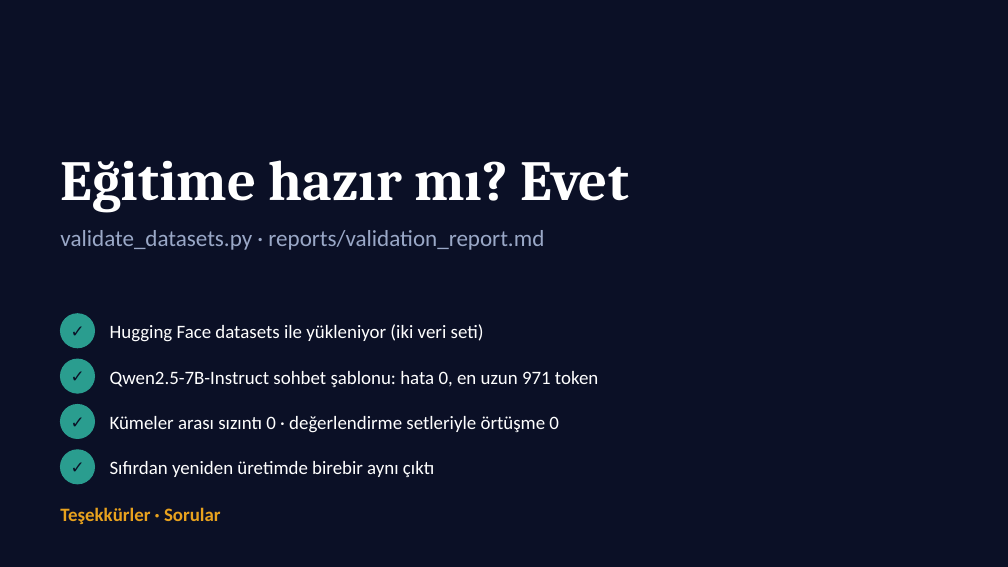
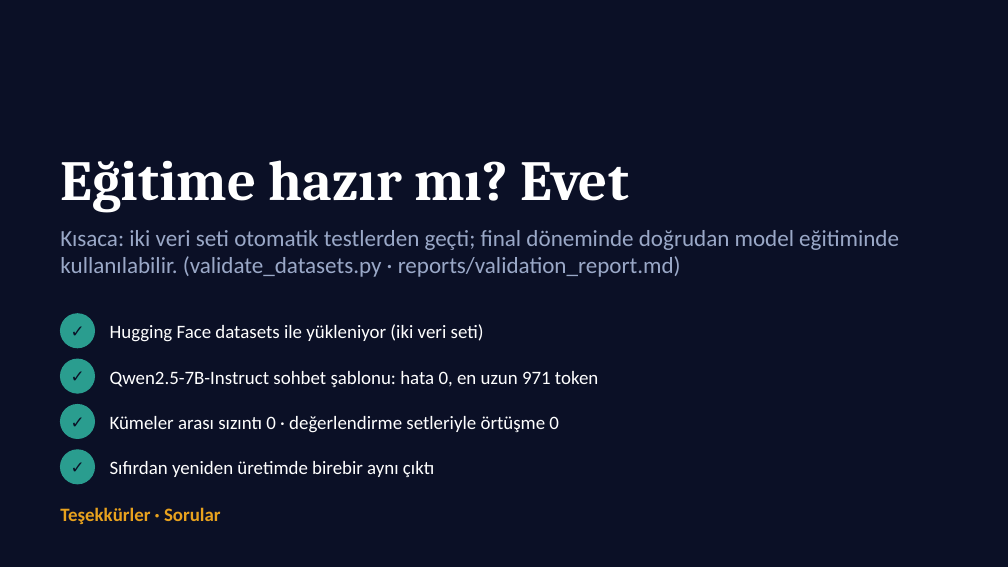
Before and after one commit to gedag/AstroTutor-AI, a slide deck: slide 17 of reports/AstroTutor_AI_Vize_Sunumu.pptx (slide 16 before the commit). Drawn at 1008x567 pixels with LibreOffice and Linux fonts; fonts in the diff are those of the drawing. Boxes give left, top, right and bottom in pixels: in the first picture for what was removed or moved away, otherwise in the second. Text is boxed around its words. In the diff, an @@ line names an element or a change of style, - is before the commit and + after.

Commit message:
Sunum: her slayta 'Kısaca' bandı ve Instruction v1.1 slaytı eklendi (17 slayt), taslak güncellendi

```diff
--- a/reports/AstroTutor_AI_Vize_Sunumu.pptx
+++ b/reports/AstroTutor_AI_Vize_Sunumu.pptx
@@ text at (x1=60, y1=230, x2=899, y2=277): text changed @@
-validate_datasets.py · reports/validation_report.md
+Kısaca: iki veri seti otomatik testlerden geçti; final döneminde doğrudan model eğitiminde kullanılabilir. (validate_datasets.py · reports/validation_report.md)
```
Also in this commit, not shown: 14 other slides changed, 1 slide added, 2 other files.
